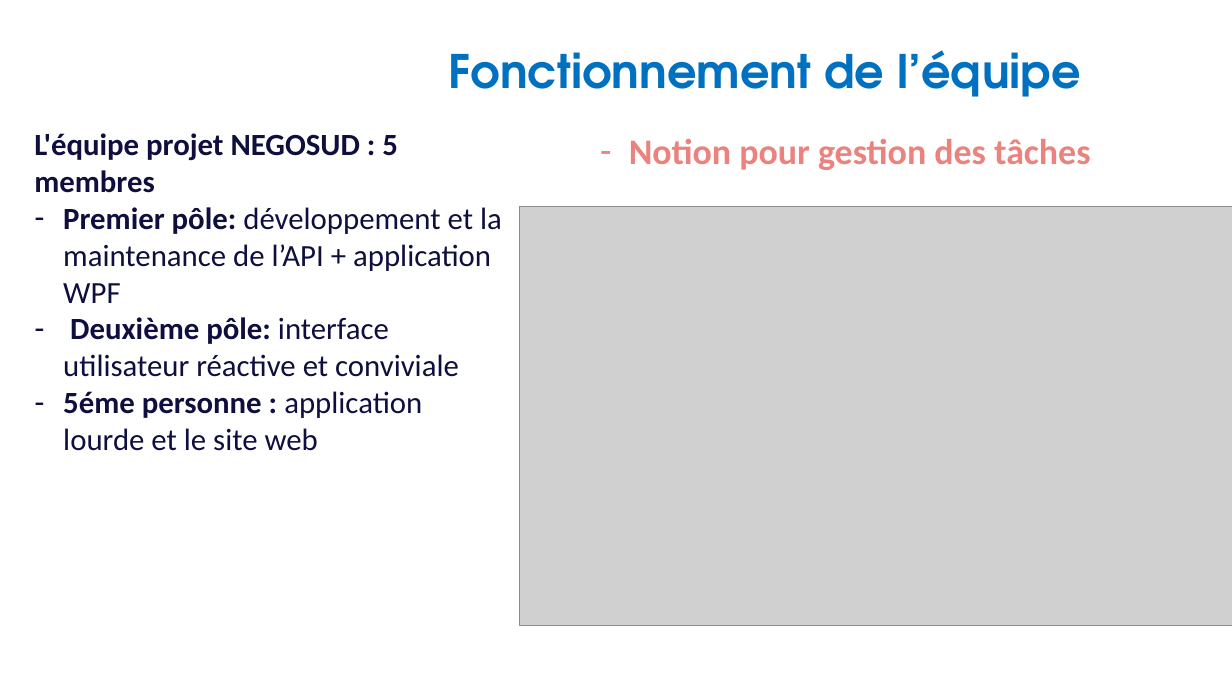
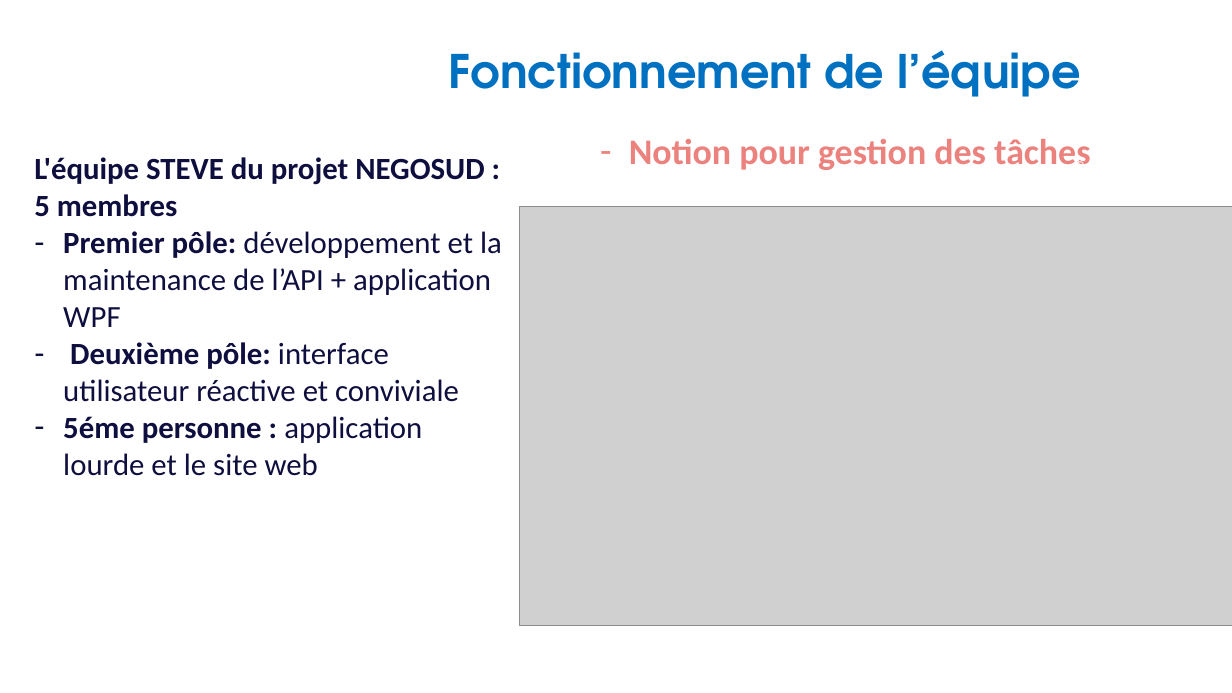
Before and after one commit to Bloc4CESI/Negosud, a slide deck: slide 5 of annexes/PrésentationNegosud.pptm (slide 3 before the commit). Drawn at 1232x693 pixels with LibreOffice and Linux fonts; fonts in the diff are those of the drawing; grey boxes stand for pictures; background and template pictures are left out. Boxes give left, top, right and bottom in pixels: in the first picture for what was removed or moved away, otherwise in the second. Text is boxed around its words. In the diff, an @@ line names an element or a change of style, - is before the commit and + after.

```diff
--- a/annexes/PrésentationNegosud.pptm
+++ b/annexes/PrésentationNegosud.pptm
@@ text "L'équipe STEVE du projet NEGOSUD ...": place and size @@
-text "L'équipe STEVE du projet NEGOSUD ..." at (34, 133, 502, 451)
+text "L'équipe STEVE du projet NEGOSUD ..." at (34, 157, 502, 476)
@@ text at (34, 157, 484, 217): text changed @@
-L'équipe projet NEGOSUD : 5 membres
+L'équipe STEVE du projet NEGOSUD : 5 membres
```
Also in this commit, not shown: 11 other slides changed, 2 slides added, 9 other files.
